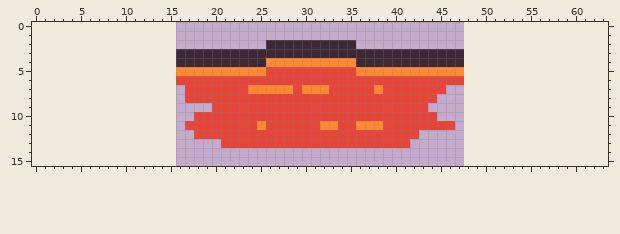
A pixel-art file gets an edit: aseprite/lava-pools.aseprite. The picture above is the old version.
32x16 pixels, 1 frame. The old version is drawn lined up with the new one, on the new canvas.
The result:
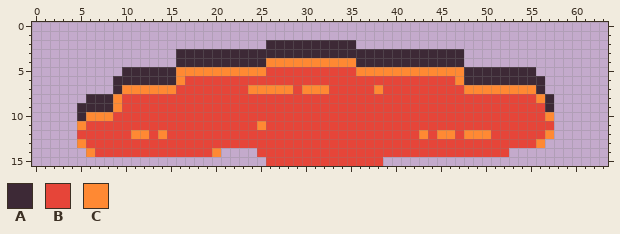
Palette (. is transparent): A #3d2936  B #e64539  C #ff8933
Edits made:
canvas 32x16 -> 64x16, the old top-left corner now at 16,0
Colour A now appears in row 5 at x 10 to 15 and 48 to 55; in row 6 at x 9 to 15 and 48 to 56; in row 7 at x 9 and 56; in row 8 at x 6 to 8 and 57; in row 9 at x 5 to 8 and 57; in row 10 at x 5.
Colour B now appears in row 7 at x 16 and 46 to 47; in row 8 at x 10 to 16 and 45 to 55; in row 9 at x 10 to 19 and 44 to 56; in row 10 at x 9 to 17 and 45 to 56; in row 11 at x 6 to 16 and 47 to 57; in row 12 at x 5 to 10, 13, 15 to 17, 44, 47 and 51 to 56.
Colour B now appears in row 13 at x 6 to 20 and 42 to 55; in row 14 at x 7 to 19 and 25 to 52; in row 15 at x 26 to 38.
The author changed colour C to colour B in row 11 at x 32 to 33 and 36 to 38.
Colour C now appears in row 7 at x 10 to 15 and 48 to 55; in row 8 at x 9 and 56; in row 9 at x 9; in row 10 at x 6 to 8 and 57; in row 11 at x 5; in row 12 at x 11 to 12, 14, 43, 45 to 46, 48 to 50 and 57.
Colour C now appears in row 13 at x 5 and 56; in row 14 at x 6 and 20.
The author changed colour B to colour C in row 6 at x 16 and 47.
Changed places in both pictures, as pixel boxes (x1, y1, x2, y2):
changed: (77, 67, 221, 157)
changed: (257, 67, 554, 166)
